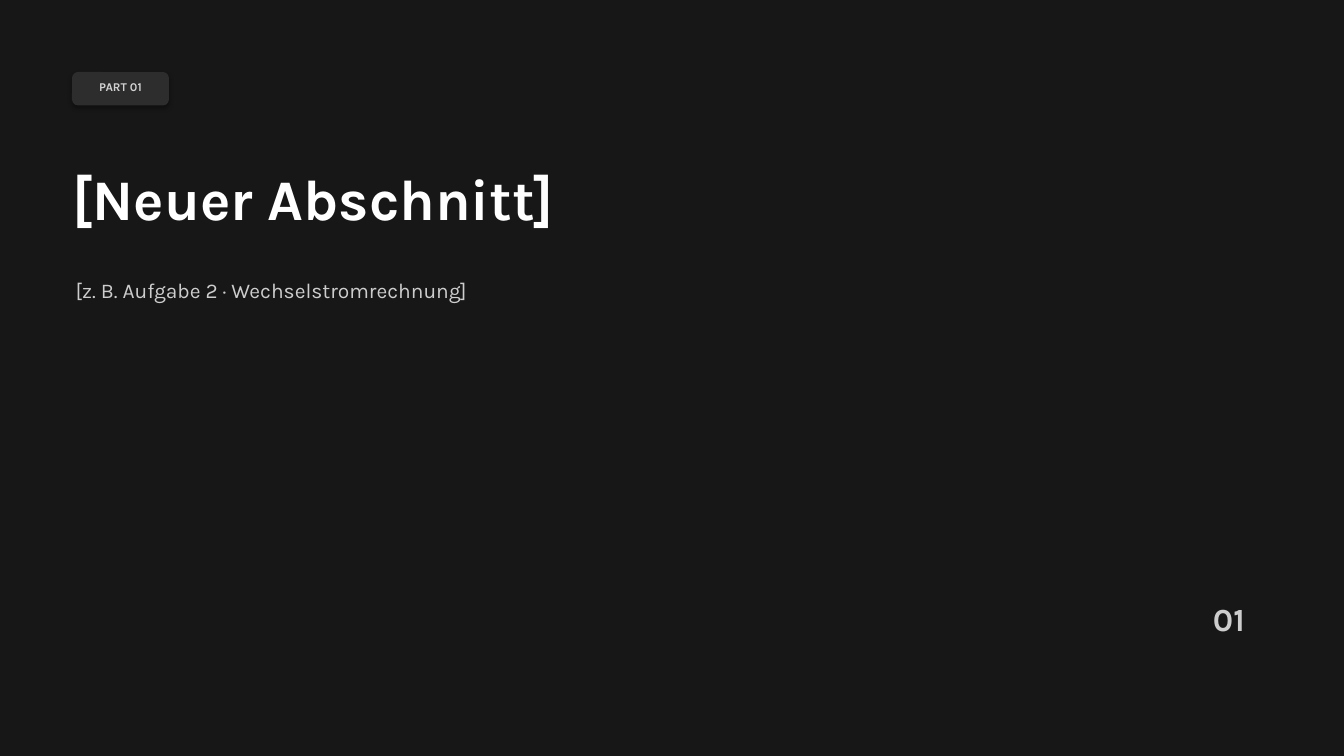
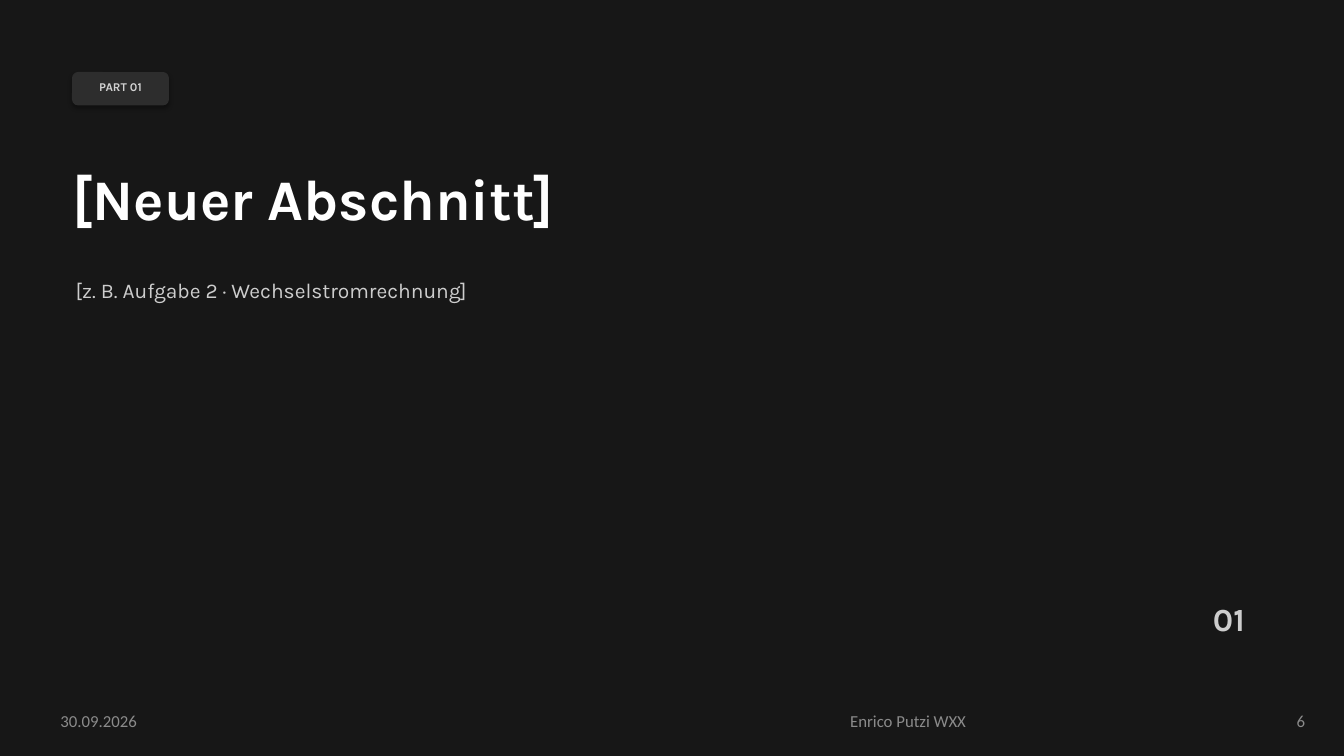
Before and after one commit to eputzi/eputzi.github.io, a slide deck: slide 6 of courses/nus1/files/slides/template.pptx. Drawn at 1344x756 pixels with LibreOffice and Linux fonts; fonts in the diff are those of the drawing. Boxes give left, top, right and bottom in pixels: in the first picture for what was removed or moved away, otherwise in the second. Text is boxed around its words. In the diff, an @@ line names an element or a change of style, - is before the commit and + after.

```diff
--- a/courses/nus1/files/slides/template.pptx
+++ b/courses/nus1/files/slides/template.pptx
@@ text added at (60, 716, 136, 727), 12 pt, text #8C8C8C @@
+30.09.2026
@@ text added at (850, 715, 966, 727), 12 pt, text #8C8C8C @@
+Enrico Putzi WXX
@@ page number added at (1297, 716, 1305, 727), 12 pt, text #8C8C8C @@
+6
```
Also in this commit, not shown: 7 other slides changed, 3 other files.
